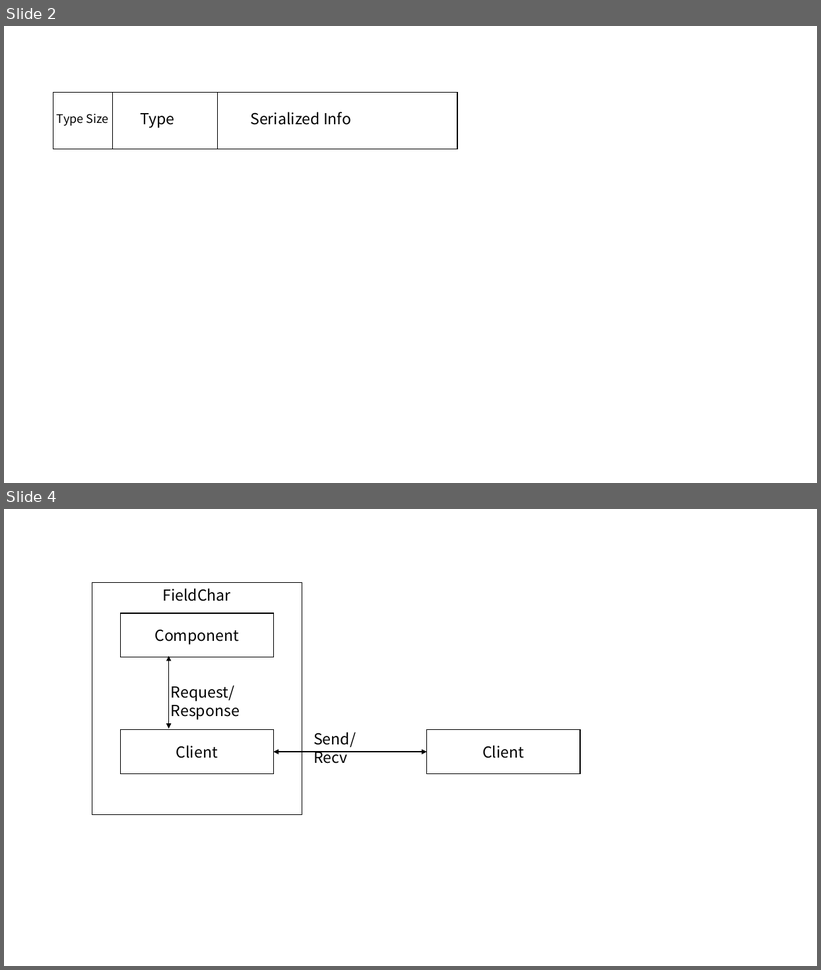
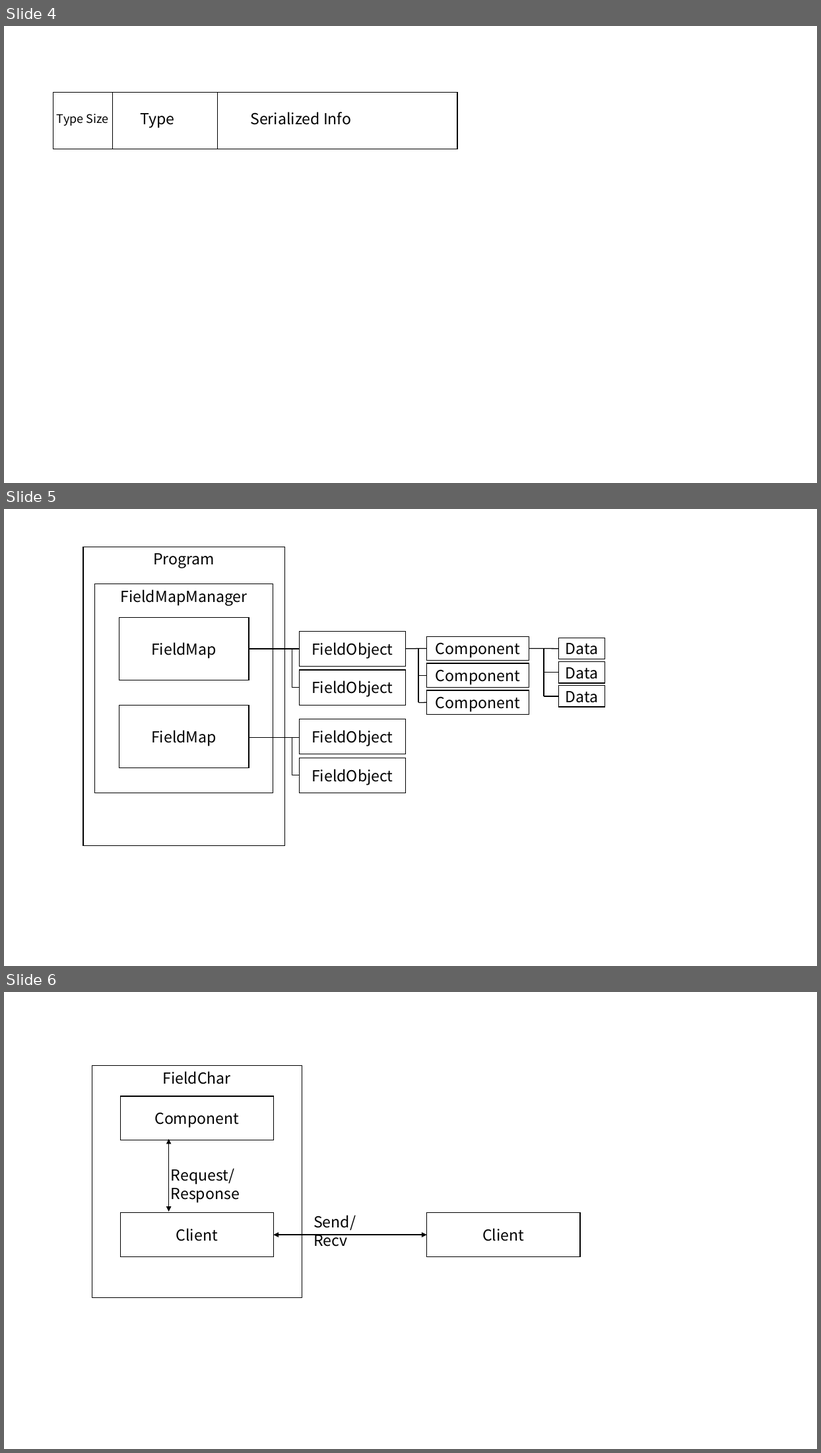
Before and after one commit to KeeJuneLim/Portfolio, a slide deck: 프레젠테이션1.pptx. Shown one above the other, each under a label of ours: slides 2 and 4 before the commit, slides 4, 5 and 6 after it; the slides between them are not shown. The pictures are 821x970 and 821x1453 pixels, drawn with LibreOffice and Linux fonts; fonts in the diff are those of the drawing. Boxes give left, top, right and bottom in pixels: in the first picture for what was removed or moved away, otherwise in the second. Text is boxed around its words. In the diff, an @@ line names an element or a change of style, - is before the commit and + after.

```diff
--- a/프레젠테이션1.pptx
+++ b/프레젠테이션1.pptx
@@ slide 5 added at bbox=[4, 509, 817, 966], background #FFFFFF @@
@@ rectangle added at bbox=[83, 547, 284, 846], fill #FFFFFF, outline #000000 1 pt, 18 pt, text #000000 @@
+Program
@@ rectangle added at bbox=[95, 584, 273, 793], fill #FFFFFF, outline #000000 1 pt, 18 pt, text #000000 @@
+FieldMapManager
@@ rectangle added at bbox=[120, 618, 250, 681], fill #FFFFFF, outline #000000 1 pt, 18 pt, text #000000 @@
+FieldMap
@@ rectangle added at bbox=[300, 632, 406, 667], fill #FFFFFF, outline #000000 1 pt, 18 pt, text #000000 @@
+FieldObject
@@ rectangle added at bbox=[426, 636, 529, 660], fill #FFFFFF, outline #000000 1 pt, 18 pt, text #000000 @@
+Component
@@ rectangle added at bbox=[559, 638, 605, 659], fill #FFFFFF, outline #000000 1 pt, 18 pt, text #000000 @@
+Data
@@ line added from (250, 649) to (300, 649), #000000 1 pt @@
@@ line added from (292, 688) to (292, 649), #000000 1 pt @@
@@ line added from (405, 649) to (426, 649), #000000 1 pt @@
@@ line added from (418, 702) to (418, 649), #000000 1 pt @@
@@ rectangle added at bbox=[426, 663, 529, 687], fill #FFFFFF, outline #000000 1 pt, 18 pt, text #000000 @@
+Component
@@ line added from (529, 649) to (559, 649), #000000 1 pt @@
@@ line added from (544, 649) to (544, 696), #000000 1 pt @@
@@ rectangle added at bbox=[559, 662, 605, 683], fill #FFFFFF, outline #000000 1 pt, 18 pt, text #000000 @@
+Data
@@ rectangle added at bbox=[300, 670, 406, 706], fill #FFFFFF, outline #000000 1 pt, 18 pt, text #000000 @@
+FieldObject
@@ line added from (426, 675) to (418, 675), #000000 1 pt @@
@@ line added from (544, 673) to (559, 673), #000000 1 pt @@
@@ rectangle added at bbox=[559, 686, 605, 707], fill #FFFFFF, outline #000000 1 pt, 18 pt, text #000000 @@
+Data
@@ rectangle added at bbox=[120, 706, 250, 768], fill #FFFFFF, outline #000000 1 pt, 18 pt, text #000000 @@
+FieldMap
@@ line added from (300, 688) to (292, 688), #000000 1 pt @@
@@ line added from (426, 702) to (418, 703), #000000 1 pt @@
@@ rectangle added at bbox=[426, 691, 529, 714], fill #FFFFFF, outline #000000 1 pt, 18 pt, text #000000 @@
+Component
@@ line added from (544, 696) to (559, 696), #000000 1 pt @@
@@ rectangle added at bbox=[300, 720, 406, 755], fill #FFFFFF, outline #000000 1 pt, 18 pt, text #000000 @@
+FieldObject
@@ line added from (250, 738) to (300, 738), #000000 1 pt @@
@@ line added from (292, 738) to (292, 776), #000000 1 pt @@
@@ rectangle added at bbox=[300, 758, 406, 793], fill #FFFFFF, outline #000000 1 pt, 18 pt, text #000000 @@
+FieldObject
@@ line added from (300, 776) to (292, 776), #000000 1 pt @@
@@ what was slide 2 is now slide 4 @@
@@ what was slide 4 is now slide 6 @@
```
Also in this commit, not shown: 7 other slides added, 1 slide removed, 42 other files.
